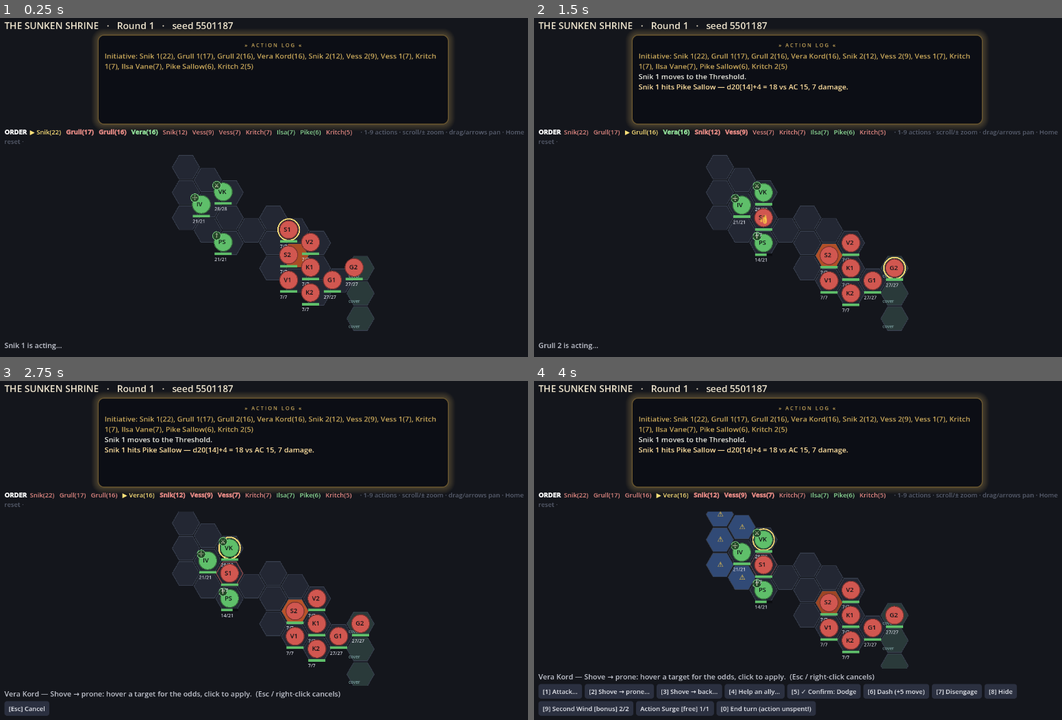
Above: before the commit, frames 1-4 (two rows, left to right).
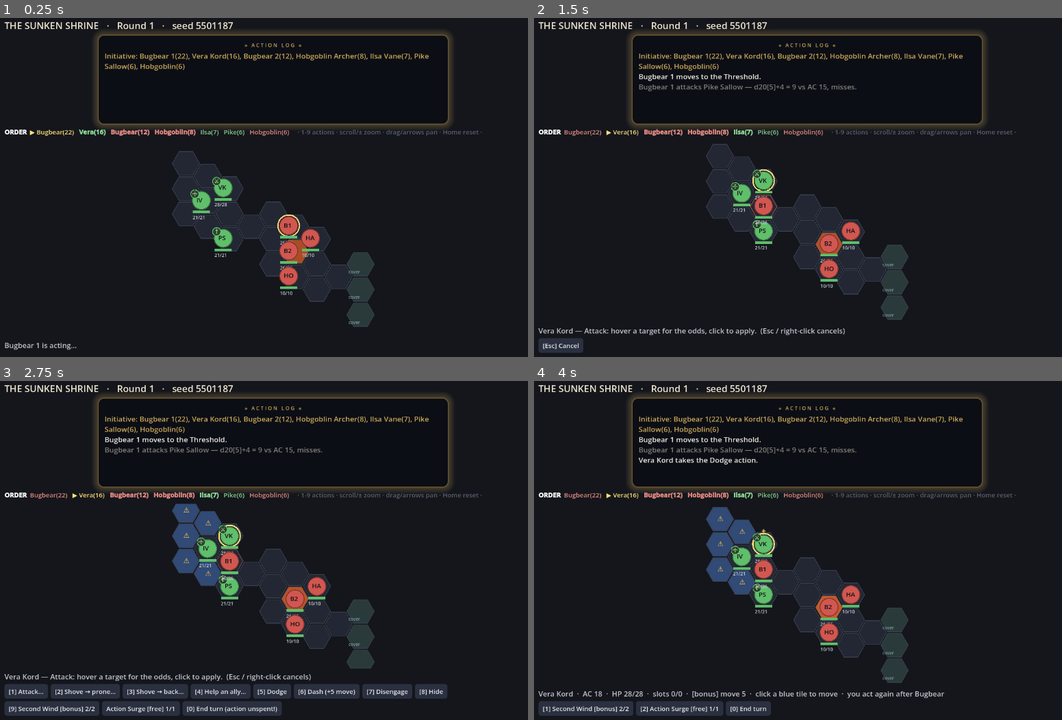
Above: after the commit, the same moments.

Repository: EgecanOzcakar/sorcmerc
Game: Godot game, scene res://scenes/main.tscn
The game is run twice, just before and just after one commit, with the same random seed, the same clock (stepped at 60 frames per second) and the same inputs.
Inputs (mouse positions are in pixels of both pictures, inside the frame that each line leads up to):
- Up to frame 1 (0.25 s): no input
- Up to frame 2 (1.5 s): tap Enter at 0.5 s; drag from (808, 184) to (861, 109) at 0.52 s; click (560, 329) at 1.25 s, where only the run after the commit has a clickable "[1] Attack…"
- Up to frame 3 (2.75 s): click "[2] Shove → prone…" (after the commit: "[Esc] Cancel") at 2 s
- Up to frame 4 (4 s): click "[Esc] Cancel" (after the commit: "[5] Dodge") at 2.75 s; click (824, 692) at 3.5 s, where only the run after the commit has a clickable "[5] ✓ Confirm: Dodge"

The runs differ from the first frame. In frame 1, 4.7% of the frame differs, in the area x 0-100%, y 10-98%; in frame 2, 6.9%; in frame 3, 13%, in the area x 0-100%, y 10-99%; in frame 4, 11%.

Commit message:
T16 phase 2: the whole bestiary in the scaler, retuned
Catalog.monster() falls back to bestiary.json, so any of the 316 ids spawns.
Scaler.roster_for() takes a theme + seed and builds each roster from ONE faction
(goblin-camp -> goblinoid, frozen-cave -> giant, city-square/merchant-shop ->
bandit, forest-clearing -> beast, else seed-picked); sunken-shrine maps to
nothing, so the shrine fights — the boss node included — keep the four hand-tuned
archetypes and test_combat's 200-seed sweep is untouched (200W/0L, 8.1 rounds).

Retuned against the new pool, 200 seeds, one roster per seed:
TIER 1.11/1.36/1.55 -> 0.73/1.00/1.47, CURVE 0.75 -> 0.90.
level 3: 92.5 / 73.5 / 47.5%   level 8: 93.3 / 75.0 / 43.3% (was 89/69/39).

Co-Authored-By: Claude Opus 5 <noreply@anthropic.com>

Diff:
--- a/core/campaign.gd
+++ b/core/campaign.gd
@@ -278,9 +278,12 @@
 
 # Quest bias goes in here: unfulfilled targets show up more often from now on.
 func combat_spec() -> Dictionary:
+	var theme: String = String(node.get("theme", "sunken-shrine"))
+	# T16: theme picks the faction; the run seed + node id keeps the roster stable
+	# across a reload of the same node.
 	var spec: Dictionary = Scaler.roster_for(party.party_characters(), node.get("difficulty", "normal"),
-		Quest.bias(party))
-	spec["theme"] = node.get("theme", "sunken-shrine")   # T11: which board this fight is on
+		Quest.bias(party), theme, rng.seed_value + hash(node.get("id", "")))
+	spec["theme"] = theme   # T11: which board this fight is on
 	return spec
 
 # `result` is Encounter.resolve_outcome()'s dict, straight off scenes/main.gd.
--- a/core/rules/catalog.gd
+++ b/core/rules/catalog.gd
@@ -52,7 +52,9 @@
 static func magic_item(id: String) -> Dictionary: return _one("magic-items.json", id)
 static func spell(id: String) -> Dictionary: return _one("spells.json", id)
 static func condition(id: String) -> Dictionary: return _one("conditions.json", id)
-static func monster(id: String) -> Dictionary: return _one("monsters.json", id)
+static func monster(id: String) -> Dictionary:
+	var r = index("monsters.json").get(id)
+	return r if r != null else _one("bestiary.json", id)
 static func skills() -> Dictionary: return index("skills.json")
 
 static func subclasses_of(class_id: String) -> Array:
--- a/core/scaler.gd
+++ b/core/scaler.gd
@@ -1,36 +1,40 @@
 # T8 — sizes an enemy roster against the party's power budget.
 # Output is exactly encounter.build()'s spec: {"monsters": [{id, count, mult}]}.
 #
-# Two knobs, in this order: COUNT (up to MAX_FOES bodies from the four archetypes
-# in data/monsters.json) then MULT (a stat multiplier applied at spawn — hp/ac/
+# Two knobs, in this order: COUNT (up to MAX_FOES bodies drawn from ONE faction of
+# data/bestiary.json — T16) then MULT (a stat multiplier applied at spawn — hp/ac/
 # to-hit/damage, see encounter._scale). Count first because more goblins is the
-# more honest kind of harder; the multiplier only closes what four archetypes and
-# a body cap cannot.
+# more honest kind of harder; the multiplier only closes what the bodies cannot.
 #
 # TUNING — 200-seed autoplay sweeps (tests/test_scaler.gd), level-3 preset party
-# (Vera/Pike/Ilsa, team score 46.6), measured 2026-09-10:
-#   easy   TIER 1.11 -> 8 foes  mult 0.85 : 188W/12L  (94.0%)  avg 9.0 rounds
-#   normal TIER 1.36 -> 8 foes  mult 1.00 : 156W/44L  (78.0%)  avg 10.4 rounds
-#   hard   TIER 1.55 -> 8 foes  mult 1.15 : 101W/99L  (50.5%)  avg 10.1 rounds
-# Level-8 party (the presets levelled to 8, score 107.8), 100 seeds: 89 / 69 / 39%.
-# CURVE is what makes that hold: budget grows as score^0.75, because power.gd's
-# estimate() scales faster with party level than eight goblins ever can.
+# (Vera/Pike/Ilsa, team score 46.6), re-measured 2026-09-10 after T16 wired the
+# 316-entry bestiary and its condition attacks in. One roster per seed, each its
+# own faction, so this is the shipped distribution and not one warband repeated:
+#   easy   TIER 0.73 -> avg 3.9 foes x0.90 : 185W/15L  (92.5%)  avg 7.4 rounds
+#   normal TIER 1.00 -> avg 4.6 foes x0.93 : 147W/53L  (73.5%)  avg 9.2 rounds
+#   hard   TIER 1.47 -> avg 5.6 foes x1.03 :  95W/105L (47.5%)  avg 10.9 rounds
+# Level-8 party (the presets levelled to 8, score 107.8), 60 seeds: 93 / 75 / 43%
+# (was 89 / 69 / 39 against the four archetypes).
+# T8's TIER numbers were 1.11/1.36/1.55: a real bestiary is far deadlier per point
+# of power.gd score than four archetypes were — multiattacks, riders that poison
+# and paralyse, and pack tactics all land harder in play than estimate() prices
+# them. CURVE went 0.75 -> 0.90 for the same reason: with real monsters the pool
+# now has bodies big enough to keep up with a level-8 party.
 #
-# Known ceiling: four archetypes and a body cap mean the mult knob does all the
-# work past ~level 5, and its win-rate curve is lumpy (+1 AC / +1 to-hit lands in
-# integer steps, so 1.80 -> 1.90 is a 30-point swing). Rates land within ~5 points
-# of target at level 3 and ~11 at level 8; closing that needs a real bestiary, not
-# more constants. Re-run the sweep after touching power.gd, adapter.gd's
-# FT_PER_HEX/RANGE_CAP, or any verb — those move the win rate more than these do.
+# Known ceiling: power.gd still underprices control, so TIER carries the
+# correction rather than the estimator being right. Rates land within ~3 points of
+# target at both level 3 and level 8 now. Re-run the sweep after touching power.gd,
+# the bestiary's features, adapter.gd's FT_PER_HEX/RANGE_CAP, or any verb.
 extends RefCounted
 
 const Adapter = preload("res://core/adapter.gd")
 const Encounter = preload("res://core/encounter.gd")
 const Power = preload("res://core/rules/power.gd")
+const Catalog = preload("res://core/rules/catalog.gd")
 
-const TIER := {"easy": 1.11, "normal": 1.36, "hard": 1.55}
+const TIER := {"easy": 0.73, "normal": 1.00, "hard": 1.47}
 const REF_SCORE := 46.6   # the level-3 preset party — where TIER was calibrated
-const CURVE := 0.75       # budget grows sublinearly with party power (see the header)
+const CURVE := 0.90       # budget grows sublinearly with party power (see the header)
 const MAX_FOES := 8
 const MULT_MIN := 0.6
 const MULT_MAX := 2.5
@@ -40,14 +44,35 @@
 # make it repeat, so a quest target shows up more often without displacing the mix.
 const MIX := ["snik", "vess", "kritch", "grull"]
 
-static func roster_for(party_characters: Array, difficulty: String, quest_bias: Dictionary = {}) -> Dictionary:
+# T16: one board, one faction — a roster never mixes a dragon with a goblin.
+# "sunken-shrine" deliberately maps to nothing: the shrine fights stay the four
+# hand-tuned archetypes every difficulty target was calibrated against.
+const THEME_FACTION := {
+	"sunken-shrine": "", "goblin-camp": "goblinoid", "frozen-cave": "giant",
+	"city-square": "bandit", "forest-clearing": "beast", "merchant-shop": "bandit",
+}
+const FACTIONS := ["goblinoid", "beast", "undead", "bandit", "giant", "kobold",
+	"orc", "gnoll", "cultist", "soldier", "monstrosity", "fey", "elemental", "construct"]
+const ROSTER_KINDS := 3   # distinct ids in one faction roster
+const BIGGEST_SHARE := 0.6  # no single foe may be worth more than this of the budget
+
+static var _fac_cache := {}   # faction -> [{id, score}], strongest first
+
+# `theme` is the board this fight is on (Encounter.THEMES); with none, `seed`
+# picks a faction. A quest bias keeps the hand-tuned MIX — the quest target has
+# to be in the roster, and a snik among sahuagin is not a coherent warband.
+static func roster_for(party_characters: Array, difficulty: String, quest_bias: Dictionary = {},
+		theme: String = "", seed: int = 0) -> Dictionary:
 	var party: Array = []
 	for ch in party_characters:
 		party.append(Adapter.to_combatant(ch, "party", Vector2i.ZERO))
 	var team: float = maxf(1.0, Power.team_score(party))
 	var budget: float = REF_SCORE * pow(team / REF_SCORE, CURVE) * float(TIER.get(difficulty, TIER["normal"]))
 
-	var order := _order(quest_bias)
+	return _build(budget, _order(quest_bias) if not quest_bias.is_empty() else _faction_order(theme, seed, budget))
+
+# Bodies first, then the stat multiplier for whatever the bodies missed.
+static func _build(budget: float, order: Array) -> Dictionary:
 	var counts := {}
 	var n := 0
 	while n < MAX_FOES:
@@ -62,16 +87,52 @@
 		mult += MULT_STEP
 	return {"monsters": _spec(counts, snappedf(mult, 0.01))}
 
+# One faction's ids, strongest first, capped so the bodies knob still has room to
+# work. Falls back to the hand-tuned MIX when nothing in the faction is small
+# enough for the party (a level-1 party meets no CR 8 giant).
+static func _faction_order(theme: String, seed: int, budget: float) -> Array:
+	var fac: String = String(THEME_FACTION.get(theme, "")) if THEME_FACTION.has(theme) \
+		else FACTIONS[absi(seed) % FACTIONS.size()]
+	if fac == "":
+		return MIX.duplicate()
+	var pool: Array = _faction_pool(fac).filter(func(e): return float(e["score"]) <= budget * BIGGEST_SHARE)
+	if pool.is_empty():
+		return MIX.duplicate()
+	var start: int = absi(seed) % maxi(1, pool.size() / 2)
+	var out: Array = []
+	for i in mini(ROSTER_KINDS, pool.size()):
+		out.append(pool[(start + i) % pool.size()]["id"])
+	return out
+
+static func _faction_pool(fac: String) -> Array:
+	if not _fac_cache.has(fac):
+		var out: Array = []
+		for m in Catalog.all("bestiary.json"):
+			if m.get("faction", "") != fac:
+				continue
+			var c = Encounter.spawn(m["id"], 1.0, "foe", Vector2i.ZERO)
+			if c != null:
+				out.append({"id": m["id"], "score": Power.estimate(c)["score"]})
+		out.sort_custom(func(a, b): return float(a["score"]) > float(b["score"]))
+		_fac_cache[fac] = out
+	return _fac_cache[fac]
+
 # Bias ids first and repeated proportionally to their weight (1.0 -> one extra slot).
 static func _order(bias: Dictionary) -> Array:
-	var out: Array = []
+	var weighted: Array = []
 	var ids: Array = bias.keys()
 	ids.sort_custom(func(a, b): return float(bias[a]) > float(bias[b]))
 	for id in ids:
 		for i in maxi(1, roundi(float(bias[id]))):
-			out.append(id)
-	for id in MIX:
-		out.append(id)
+			weighted.append(id)
+	# Interleaved, not front-loaded: a small roster must still hold both the quest
+	# target and the rest of the mix.
+	var out: Array = []
+	for i in maxi(weighted.size(), MIX.size()):
+		if i < weighted.size():
+			out.append(weighted[i])
+		if i < MIX.size():
+			out.append(MIX[i])
 	return out
 
 static func _score(counts: Dictionary, mult: float) -> float:
--- a/tests/test_scaler.gd
+++ b/tests/test_scaler.gd
@@ -82,11 +82,17 @@
 
 # --- helpers ----------------------------------------------------------
 
+# T16: one roster per seed, each its own faction — the shipped distribution, not
+# one lucky warband repeated 200 times.
 func _sweep(chars: Array, difficulty: String, seeds: int) -> Dictionary:
-	var spec: Dictionary = Scaler.roster_for(chars, difficulty)
 	var wins := 0
 	var rounds := 0
+	var foes := 0
+	var mult := 0.0
 	for s in range(1, seeds + 1):
+		var spec: Dictionary = Scaler.roster_for(chars, difficulty, {}, "", s)
+		foes += _total(spec)
+		mult += float(spec["monsters"][0]["mult"])
 		var sp: Dictionary = spec.duplicate(true)
 		sp["seed"] = s
 		var cb = Encounter.build(sp, _party_at(chars))
@@ -101,8 +107,8 @@
 		if cb.outcome() == "Victory":
 			wins += 1
 	var rate := 100.0 * wins / seeds
-	print("    %-7s %d foes x%.2f -> %dW/%dL (%.1f%%) avg %.1f rounds" % [
-		difficulty, _total(spec), float(spec["monsters"][0]["mult"]), wins, seeds - wins,
+	print("    %-7s avg %.1f foes x%.2f -> %dW/%dL (%.1f%%) avg %.1f rounds" % [
+		difficulty, float(foes) / seeds, mult / seeds, wins, seeds - wins,
 		rate, float(rounds) / seeds])
 	return {"rate": rate, "wins": wins}
 
Not shown, changed: data/SCHEMA.md
